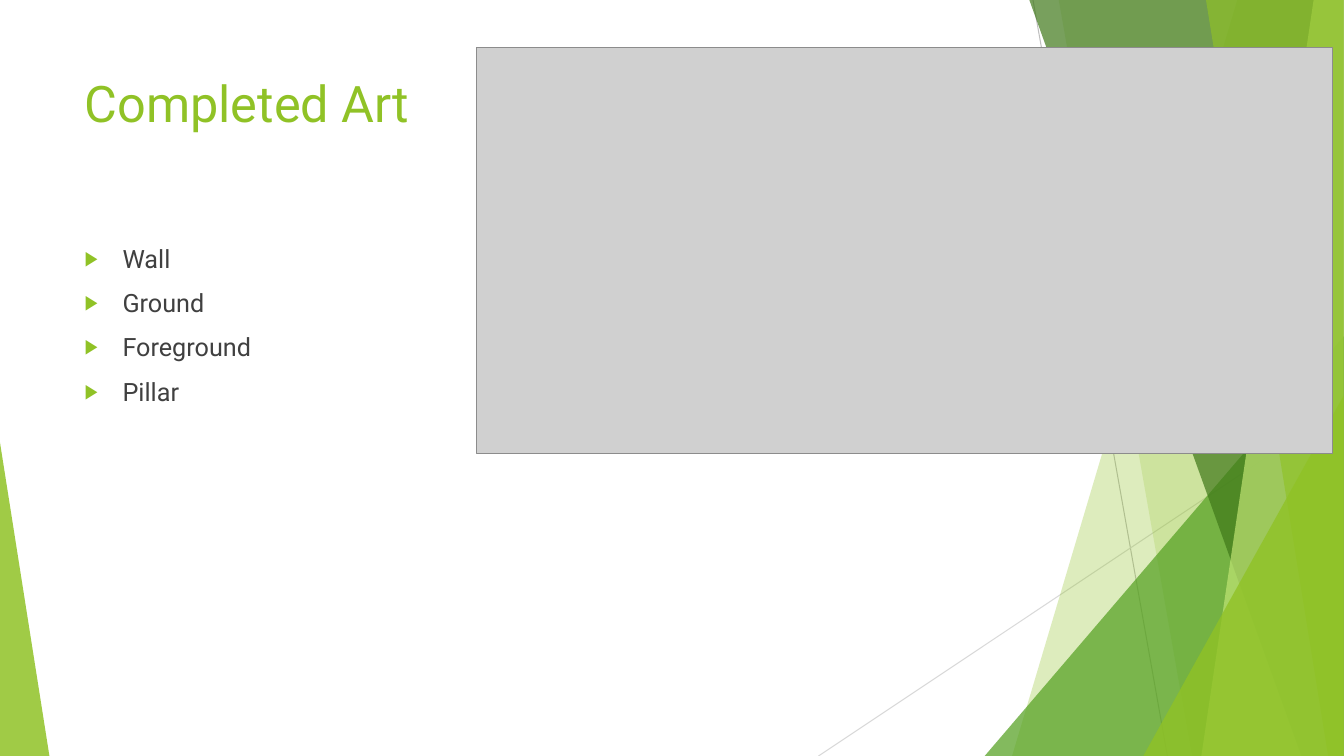
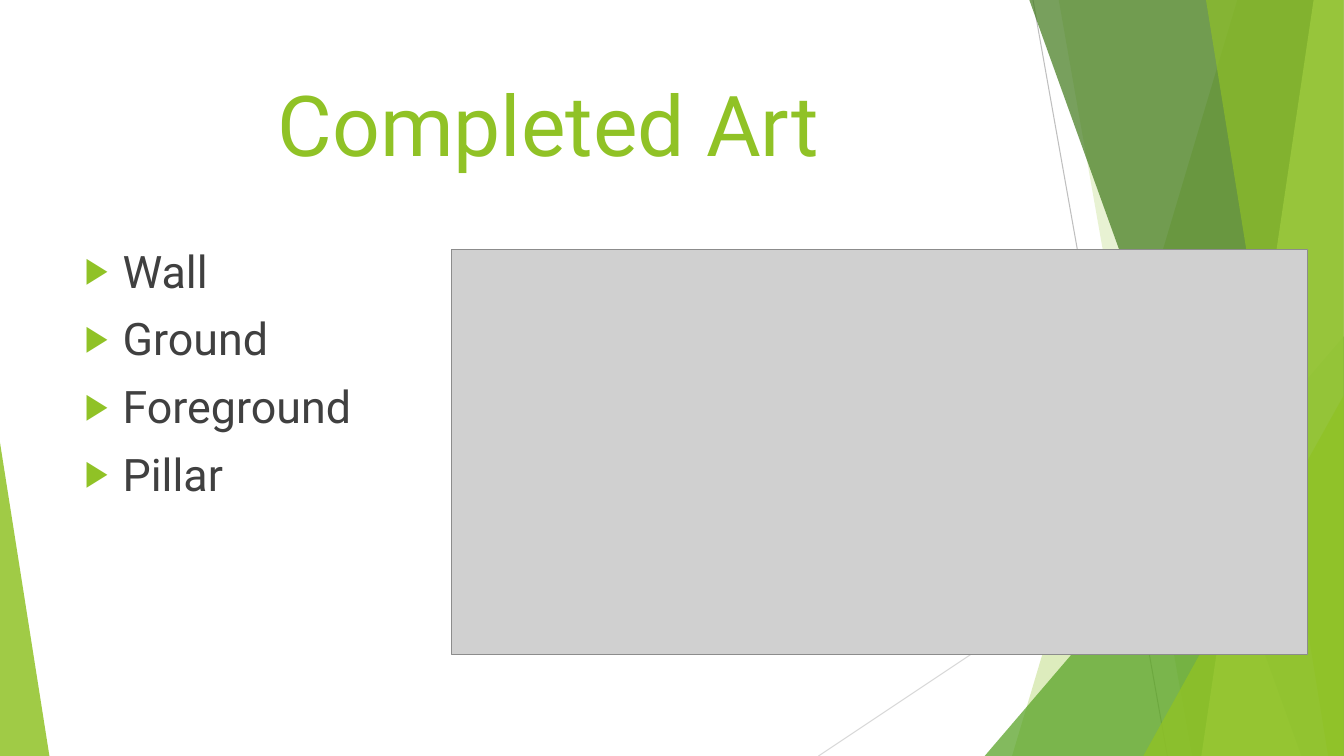
Before and after one commit to PeterBosDeltion/IndianaBonesRepo, a slide deck: slide 5 of IndianaBones.pptx. Drawn at 1344x756 pixels with LibreOffice and Linux fonts; fonts in the diff are those of the drawing; grey boxes stand for pictures. Boxes give left, top, right and bottom in pixels: in the first picture for what was removed or moved away, otherwise in the second. Text is boxed around its words. In the diff, an @@ line names an element or a change of style, - is before the commit and + after.

```diff
--- a/IndianaBones.pptx
+++ b/IndianaBones.pptx
@@ title "Completed Art" at <box>278,93,819,173</box>: size 36 to 60 pt; alignment left to centre @@
@@ text "Wall" at <box>123,254,352,492</box>: size 18 to 32 pt @@
@@ picture: place and size @@
-picture at <box>476,47,1332,453</box>
+picture at <box>452,249,1308,654</box>
```
Also in this commit, not shown: 4 other slides changed.
